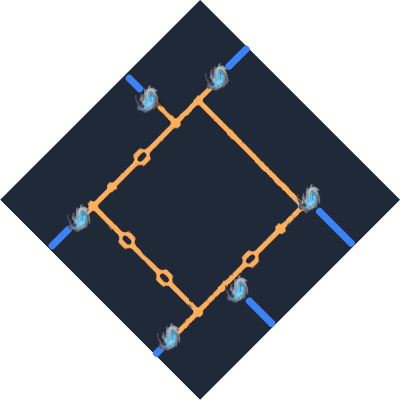
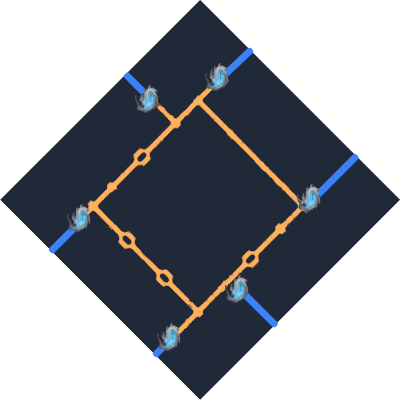
Two versions of the same layered image (400px x 400px). Layer-by-layer changes:
pixels changed over (48, 45, 359, 358) (layer not identified)